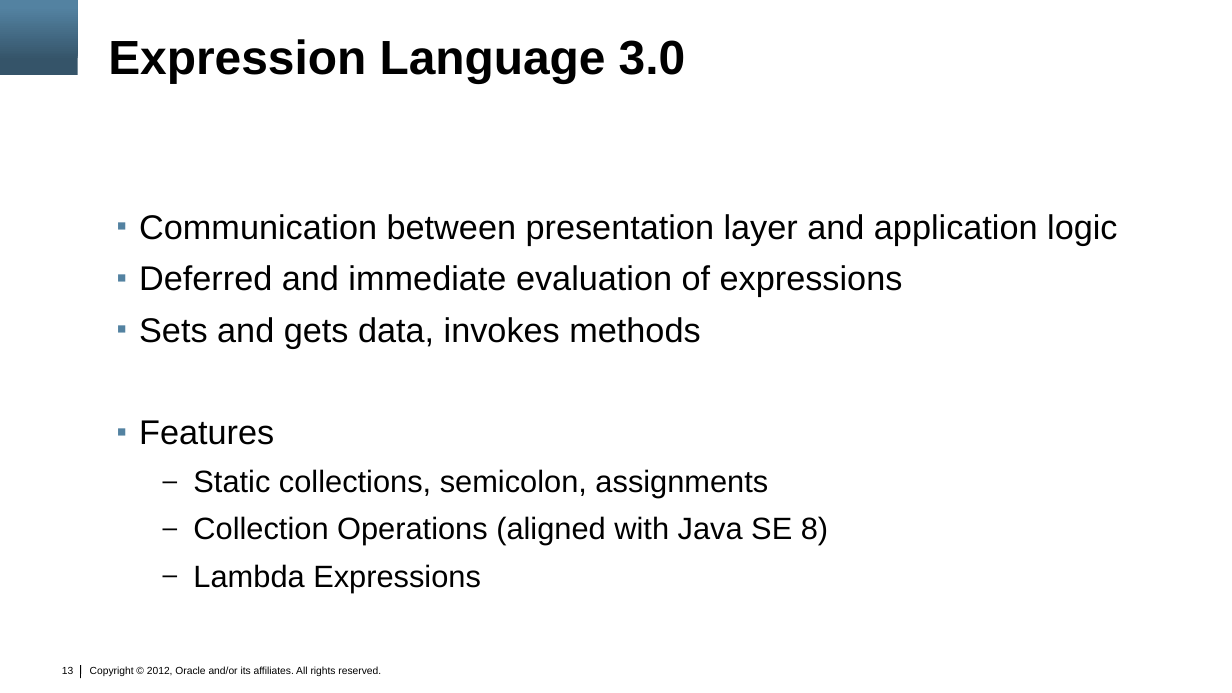
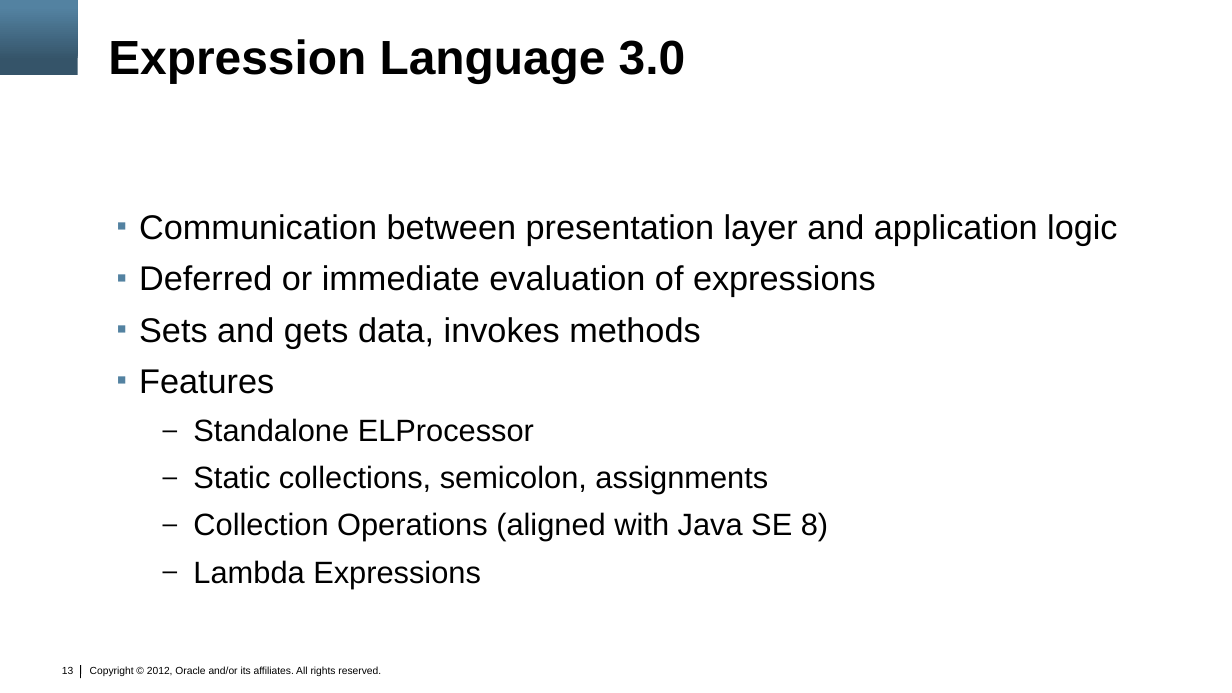
Before and after one commit to marfous/j1demo-pf, a slide deck: slide 13 of con3638.pptx. Drawn at 1232x693 pixels with LibreOffice and Linux fonts; fonts in the diff are those of the drawing; background and template pictures are left out. Boxes give left, top, right and bottom in pixels: in the first picture for what was removed or moved away, otherwise in the second. Text is boxed around its words. In the diff, an @@ line names an element or a change of style, - is before the commit and + after.

Commit message:
Updated presentation

```diff
--- a/con3638.pptx
+++ b/con3638.pptx
@@ text at box(139, 265, 876, 297): text changed @@
-▪ Deferred and immediate evaluation of expressions
+▪ Deferred or immediate evaluation of expressions
@@ text at box(193, 418, 534, 442): paragraph added @@
+  – Standalone ELProcessor
```
